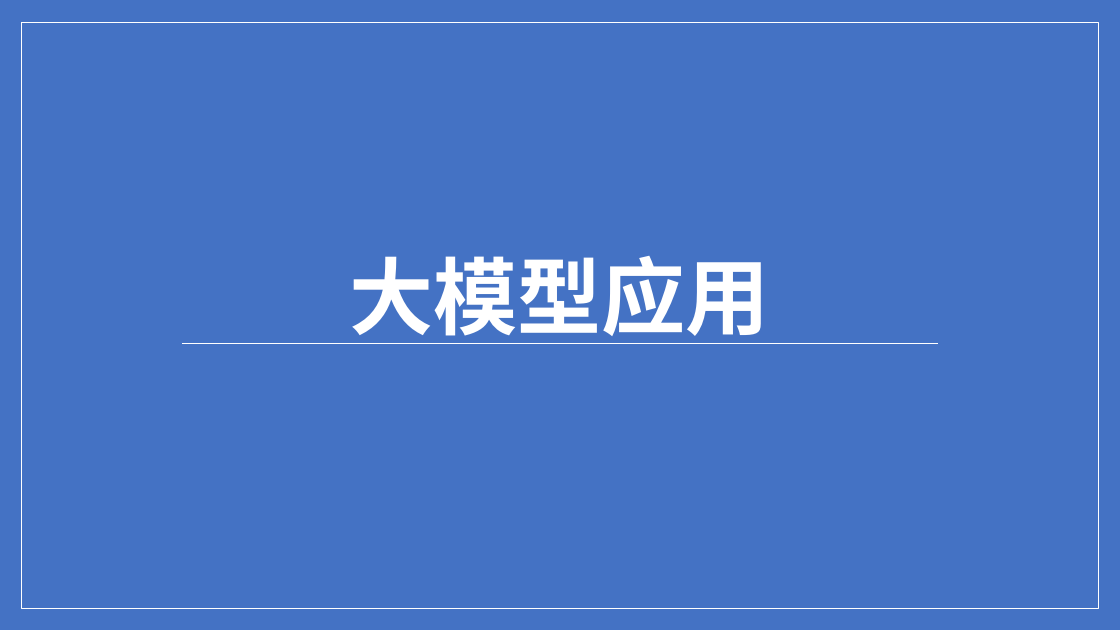
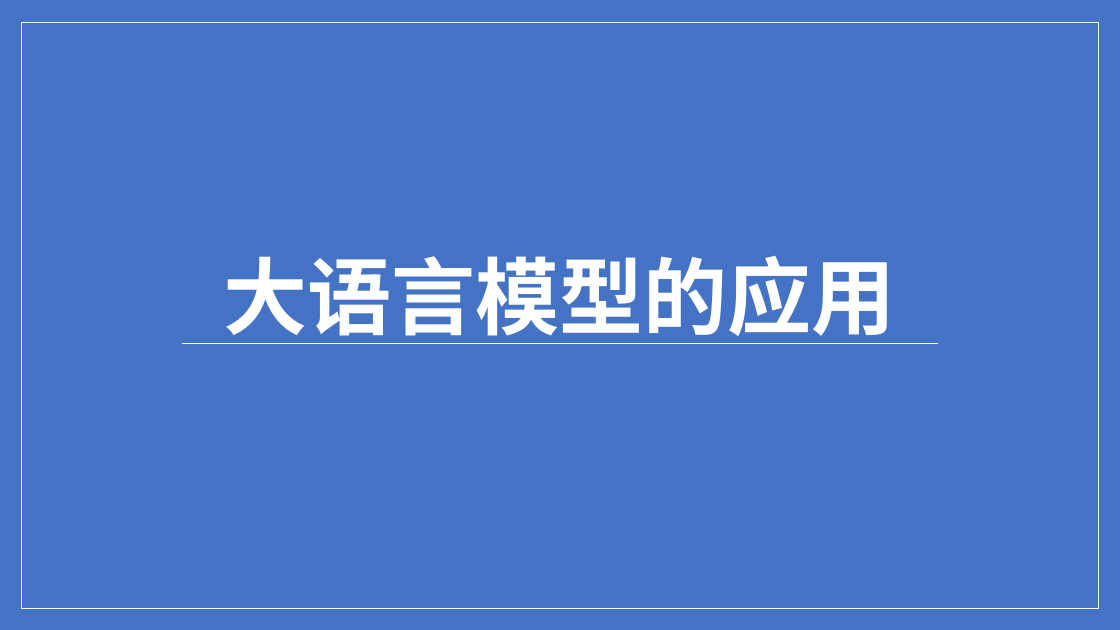
Before and after one commit to ylsdamxssjxxdd/eva, a slide deck: slide 14 of utils/软件介绍.pptx (slide 7 before the commit). Drawn at 1120x630 pixels with LibreOffice and Linux fonts; fonts in the diff are those of the drawing. Boxes give left, top, right and bottom in pixels: in the first picture for what was removed or moved away, otherwise in the second. Text is boxed around its words. In the diff, an @@ line names an element or a change of style, - is before the commit and + after.

```diff
--- a/utils/软件介绍.pptx
+++ b/utils/软件介绍.pptx
@@ title at [224, 256, 896, 344]: text changed @@
-大模型应用
+大语言模型的应用
```
Also in this commit, not shown: 4 other slides changed, 9 slides added, 2 slides removed, 8 other files.
